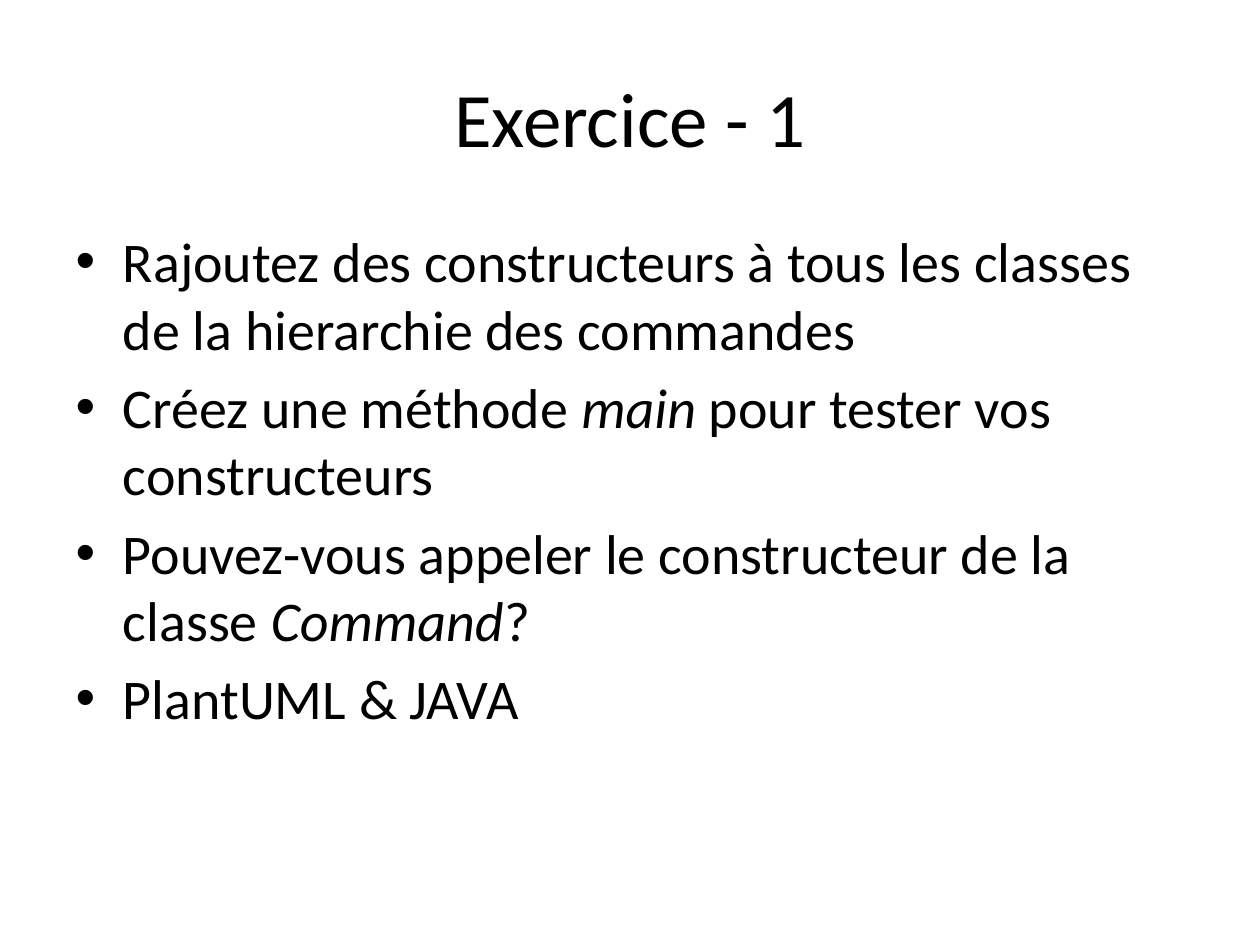
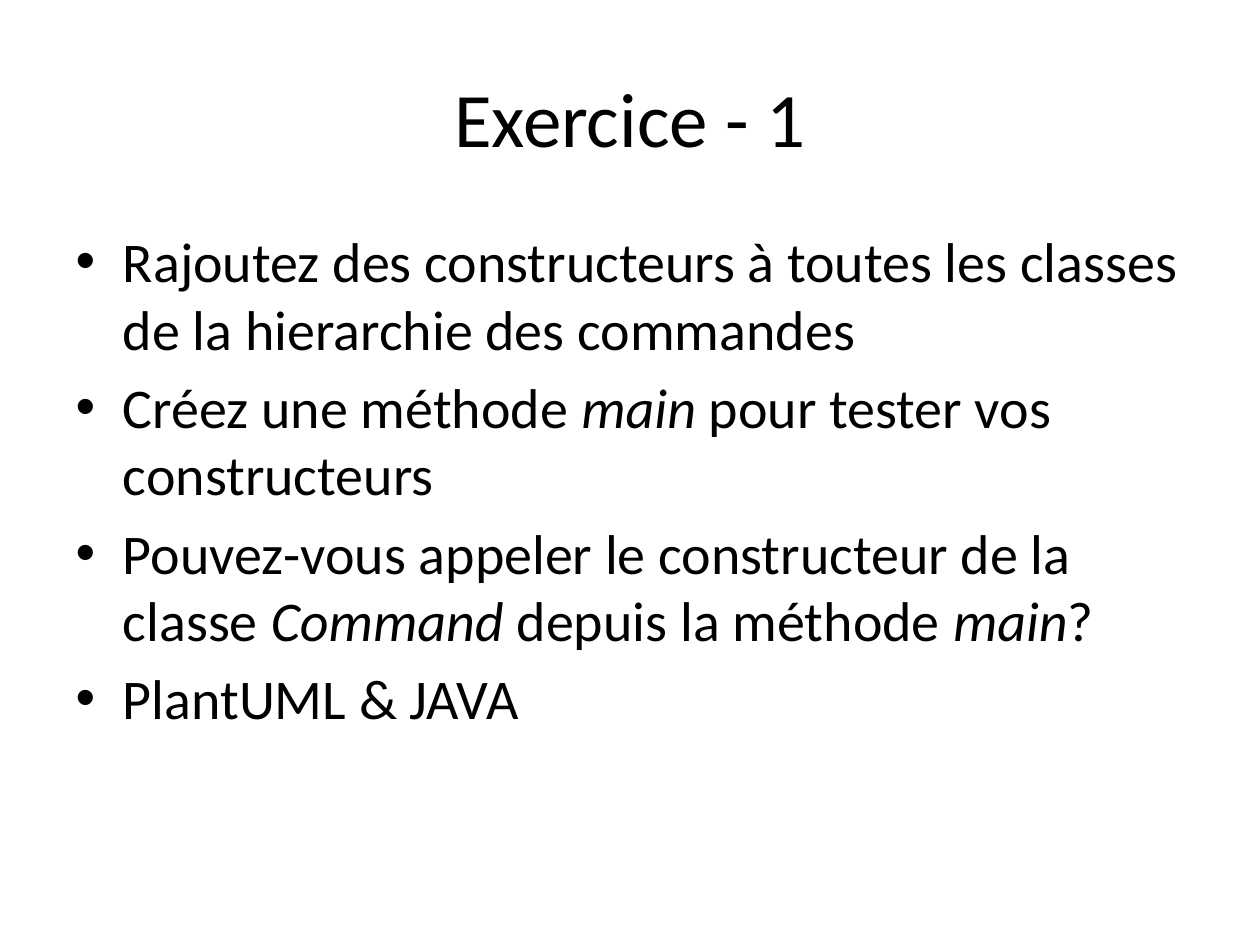
Before and after one commit to profesig/exosOO, a slide deck: slide 4 of Diagramme de classe/L4 - Constructeurs et instances/L4 - Constructeurs et instances.pptx. Drawn at 1260x945 pixels with LibreOffice and Linux fonts; fonts in the diff are those of the drawing. Boxes give left, top, right and bottom in pixels: in the first picture for what was removed or moved away, otherwise in the second. Text is boxed around its words. In the diff, an @@ line names an element or a change of style, - is before the commit and + after.

```diff
--- a/Diagramme de classe/L4 - Constructeurs et instances/L4 - Constructeurs et instances.pptx
+++ b/Diagramme de classe/L4 - Constructeurs et instances/L4 - Constructeurs et instances.pptx
@@ text at (123,243,1177,351): text changed @@
-• Rajoutez des constructeurs à tous les classes de la hierarchie des commandes
+• Rajoutez des constructeurs à toutes les classes de la hierarchie des commandes
@@ text at (123,535,1094,650): text changed @@
-• Pouvez-vous appeler le constructeur de la classe Command?
+• Pouvez-vous appeler le constructeur de la classe Command depuis la méthode main?
```
Also in this commit, not shown: 1 other slide changed, 10 other files.
